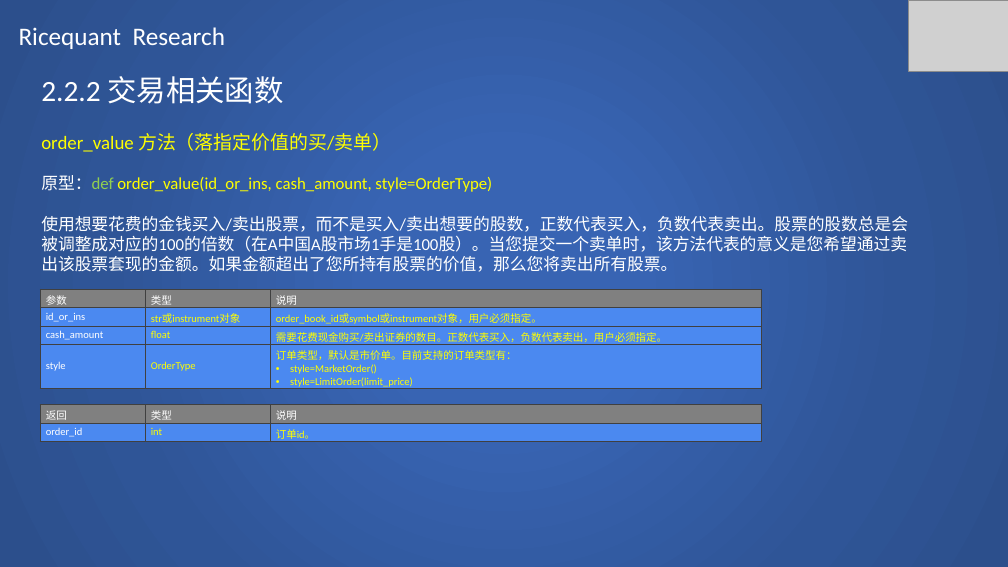
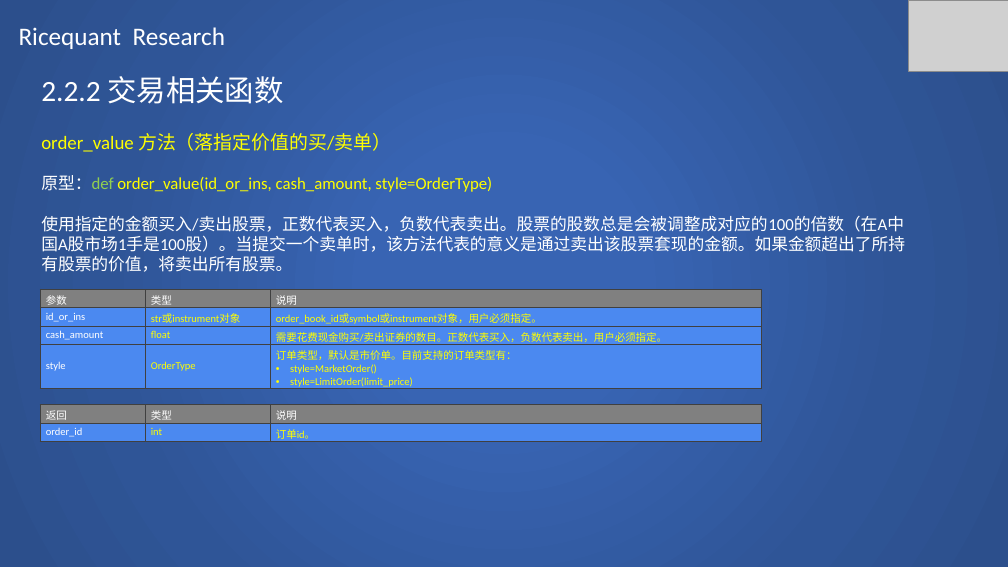
Before and after one commit to SCITLAS/Stellar, a slide deck: slide 20 of Stellar_0.1/documents/rice_quant_research.pptx. Drawn at 1008x567 pixels with LibreOffice and Linux fonts; fonts in the diff are those of the drawing; grey boxes stand for pictures. Boxes give left, top, right and bottom in pixels: in the first picture for what was removed or moved away, otherwise in the second. Text is boxed around its words. In the diff, an @@ line names an element or a change of style, - is before the commit and + after.

```diff
--- a/Stellar_0.1/documents/rice_quant_research.pptx
+++ b/Stellar_0.1/documents/rice_quant_research.pptx
@@ text at box(41, 216, 905, 272): text changed @@
-使用想要花费的金钱买入/卖出股票，而不是买入/卖出想要的股数，正数代表买入，负数代表卖出。股票的股数总是会被调整成对应的100的倍数（在A中国A股市场1手是100股）。当您提交一个卖单时，该方法代表的意义是您希望通过卖出该股票套现的金额。如果金额超出了您所持有股票的价值，那么您将卖出所有股票。
+使用指定的金额买入/卖出股票，正数代表买入，负数代表卖出。股票的股数总是会被调整成对应的100的倍数（在A中国A股市场1手是100股）。当提交一个卖单时，该方法代表的意义是通过卖出该股票套现的金额。如果金额超出了所持有股票的价值，将卖出所有股票。
```
Also in this commit, not shown: 19 other slides changed, 22 slides added, 1 other file.
